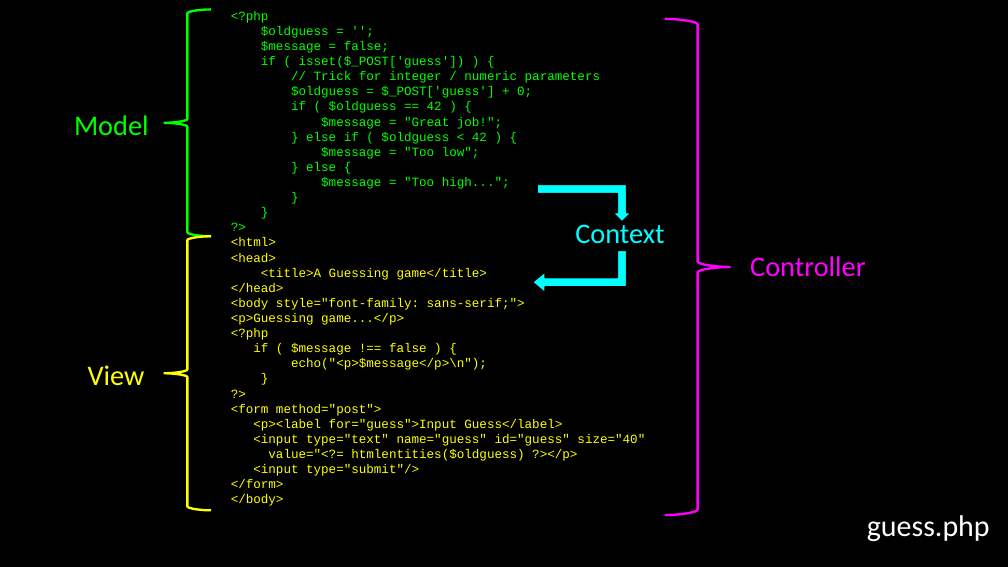
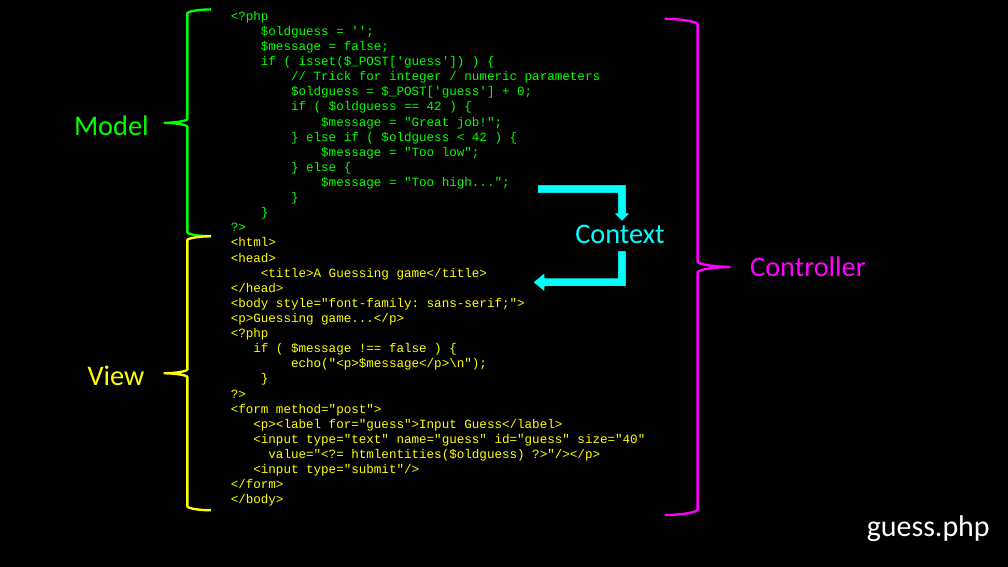
Before and after one commit to csev/wa4e, a slide deck: slide 18 of lectures/PHP-06-Forms.ppt. Drawn at 1008x567 pixels with LibreOffice and Linux fonts; fonts in the diff are those of the drawing. Boxes give left, top, right and bottom in pixels: in the first picture for what was removed or moved away, otherwise in the second. Text is boxed around its words. In the diff, an @@ line names an element or a change of style, - is before the commit and + after.

```diff
--- a/lectures/PHP-06-Forms.ppt
+++ b/lectures/PHP-06-Forms.ppt
@@ text at <box>268,449,600,461</box>: text changed @@
-value="<?= htmlentities($oldguess) ?></p>
+value="<?= htmlentities($oldguess) ?>"/></p>
```
Also in this commit, not shown: 2 other files.
